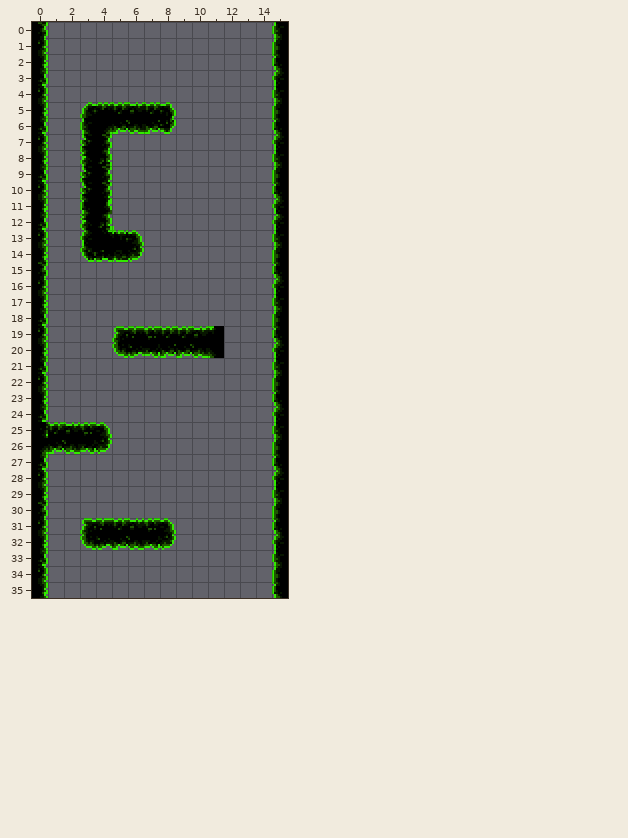
Tiled map, stored at tiled/tmx/green/green_easy_0.tmx. This is how it looked before the edit.
Cells are 8x8 px. Shown: x 0..15, y 0..35.
And afterwards:
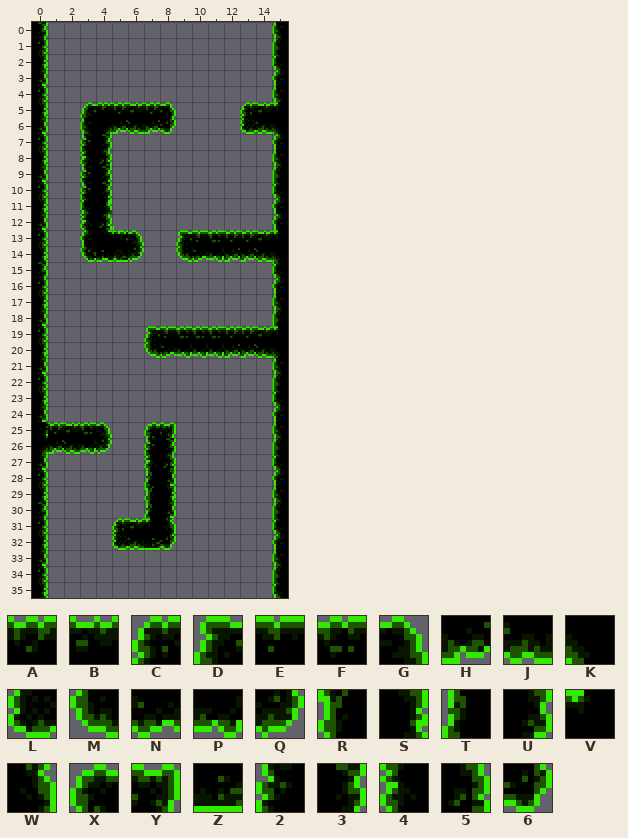
Key: from "tiles_green": A 2, B 3, C 8, D 12, E 13, F 14, G 15, H 20, J 21, K 22, L 26, M 30, N 31, P 32, Q 33, R 40, S 41, T 58, U 59, V 76, W 77, X 80, Y 81, Z 94, 2 98, 3 99, 4 116, 5 117, 6 179.
_ is an empty cell.
Message: green segments overhaul - done!
The edit:
Layer "Tile Layer 1":
y 5: x 13..15 ___ -> CBV
y 6: x 13..15 ___ -> LJK
y 13: x 9..15 _______ -> DEFAABV
y 14: x 9..15 _______ -> MNPHHJK
y 19: x 5..15 DEFAABV____ -> __DEFFFAABV
y 20: x 5..15 MNPHHJK____ -> __MNPPPHHJK
y 25: x 7..8 __ -> XY
y 26: x 7..8 __ -> 23
y 27: x 7..8 __ -> 45
y 28: x 7..8 __ -> TU
y 29: x 7..8 __ -> RS
y 30: x 7..8 __ -> TU
y 31: x 3..5 DEA -> __C; x 7..8 FG -> VW
y 32: x 3..5 MNH -> __L; x 7..8 PQ -> Z6
Changed places in both pictures, as pixel boxes (x1, y1, x2, y2):
added: (240, 102, 282, 134)
added: (176, 230, 284, 262)
changed: (112, 326, 284, 358)
changed: (144, 422, 176, 550)
changed: (80, 518, 128, 550)
